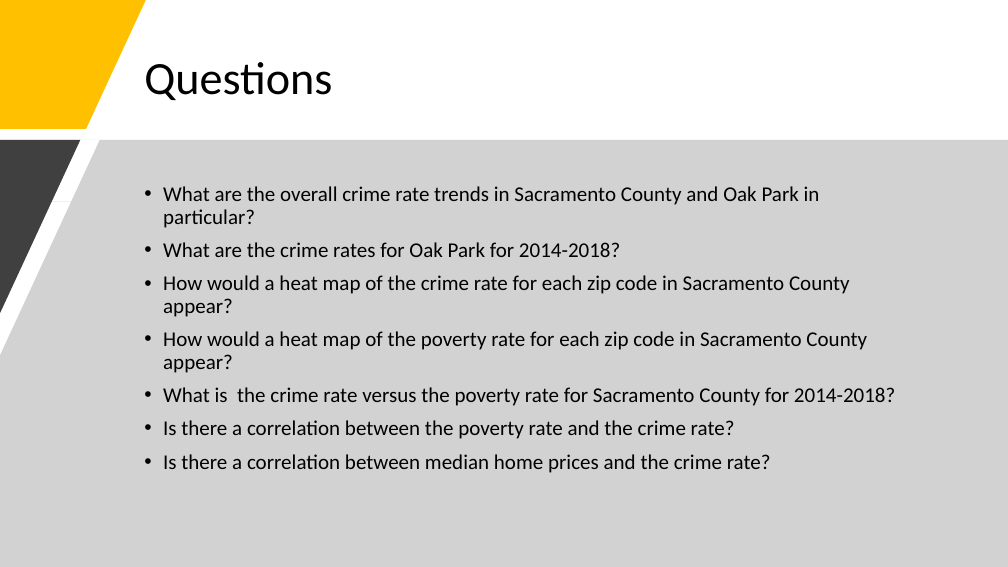
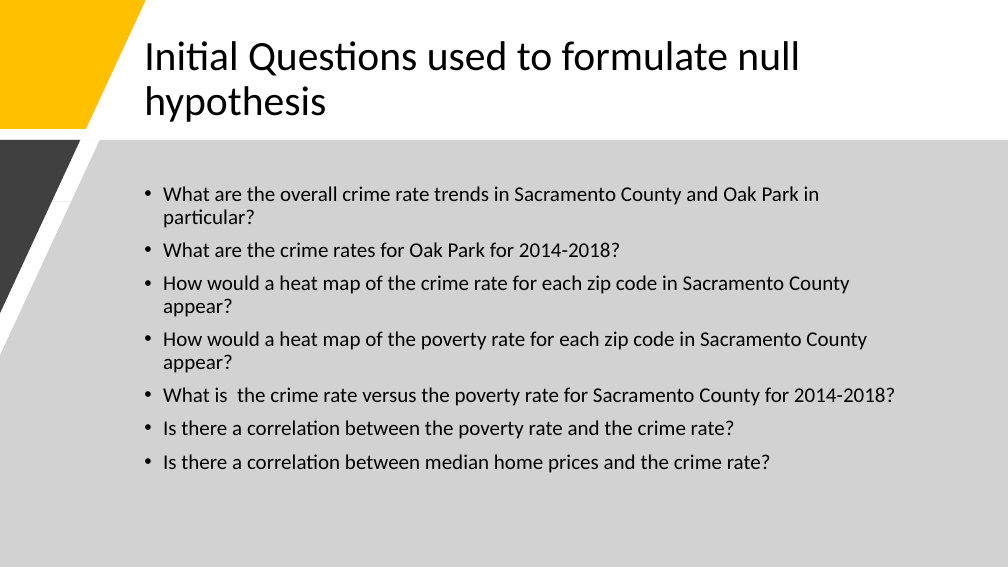
Before and after one commit to sean-galloway/Crime_and_Poverty, a slide deck: slide 3 of Project_1_Presentation.pptx (slide 7 before the commit). Drawn at 1008x567 pixels with LibreOffice and Linux fonts; fonts in the diff are those of the drawing. Boxes give left, top, right and bottom in pixels: in the first picture for what was removed or moved away, otherwise in the second. Text is boxed around its words. In the diff, an @@ line names an element or a change of style, - is before the commit and + after.

```diff
--- a/Project_1_Presentation.pptx
+++ b/Project_1_Presentation.pptx
@@ title at (144, 41, 800, 122): text changed; size 44 to 39.6 pt @@
-Questions
+Initial Questions used to formulate null hypothesis
```
Also in this commit, not shown: 6 other slides changed, 1 slide added.
